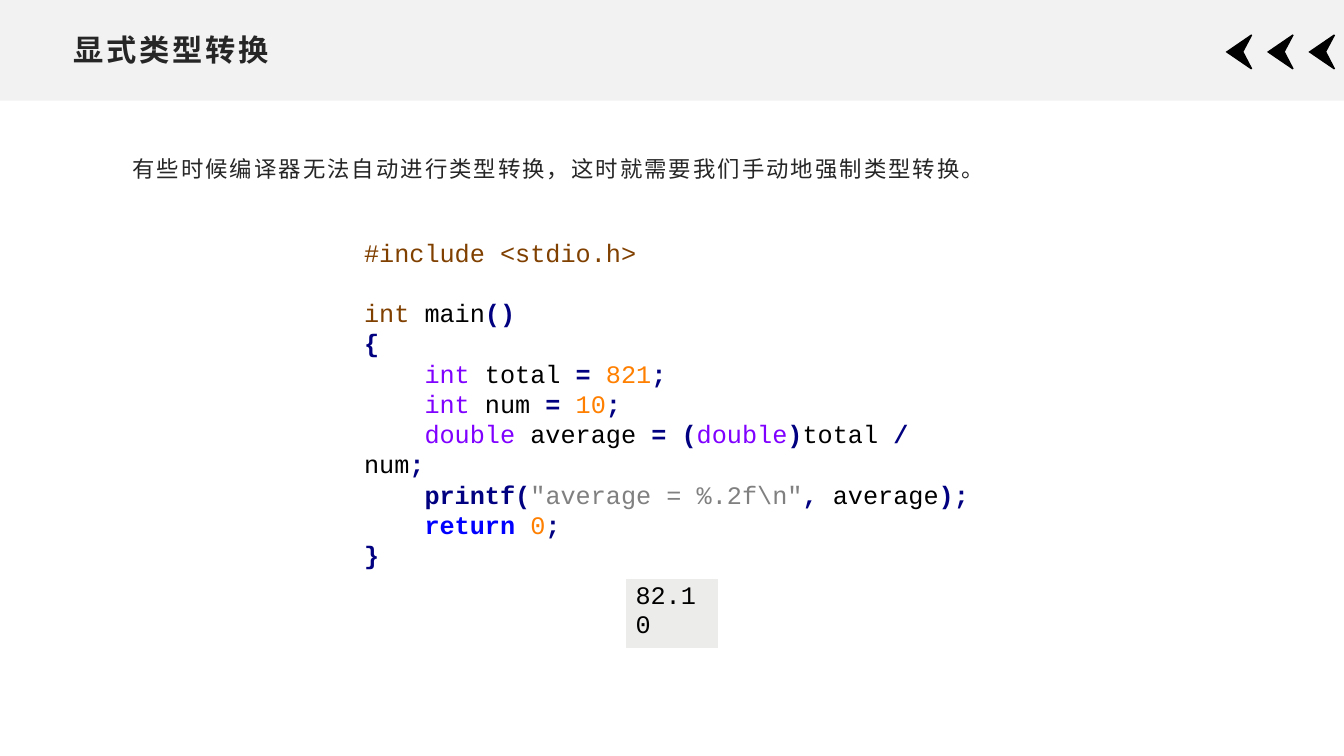
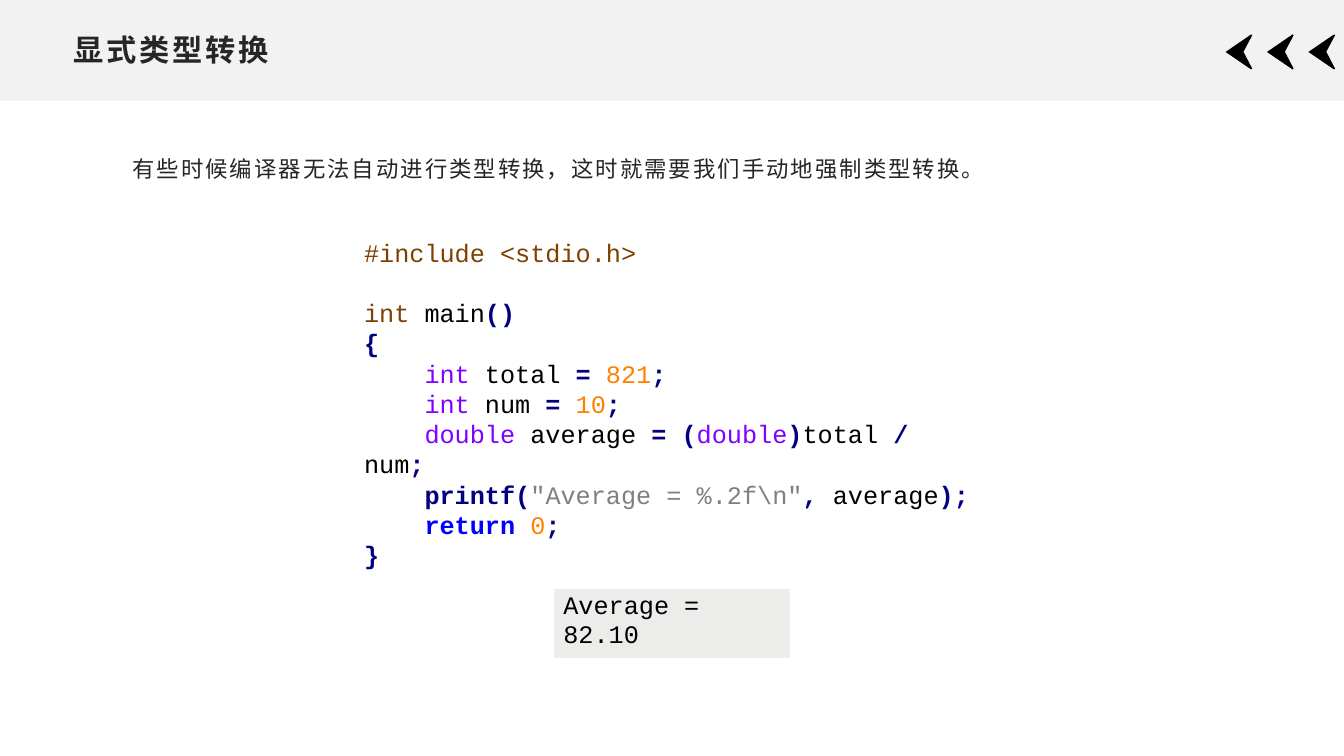
Before and after one commit to xdai02/C, a slide deck: slide 22 of slides/1.pptx. Drawn at 1344x756 pixels with LibreOffice and Linux fonts; fonts in the diff are those of the drawing. Boxes give left, top, right and bottom in pixels: in the first picture for what was removed or moved away, otherwise in the second. Text is boxed around its words. In the diff, an @@ line names an element or a change of style, - is before the commit and + after.

```diff
--- a/slides/1.pptx
+++ b/slides/1.pptx
@@ text at [364, 243, 969, 539]: text changed @@
-#include <stdio.h> int main() { int total = 821; int num = 10; double average = (double)total / num; printf("average = %.2f\n", average); return 0; }
+#include <stdio.h> int main() { int total = 821; int num = 10; double average = (double)total / num; printf("Average = %.2f\n", average); return 0; }
@@ table at [554, 589, 791, 648] @@
-row 1, column 1: 82.10
+row 1, column 1: Average = 82.10
@@ table: place and size @@
-table at [625, 579, 718, 621]
+table at [554, 589, 791, 648]
```
Also in this commit, not shown: 3 other slides changed, 33 other files.
